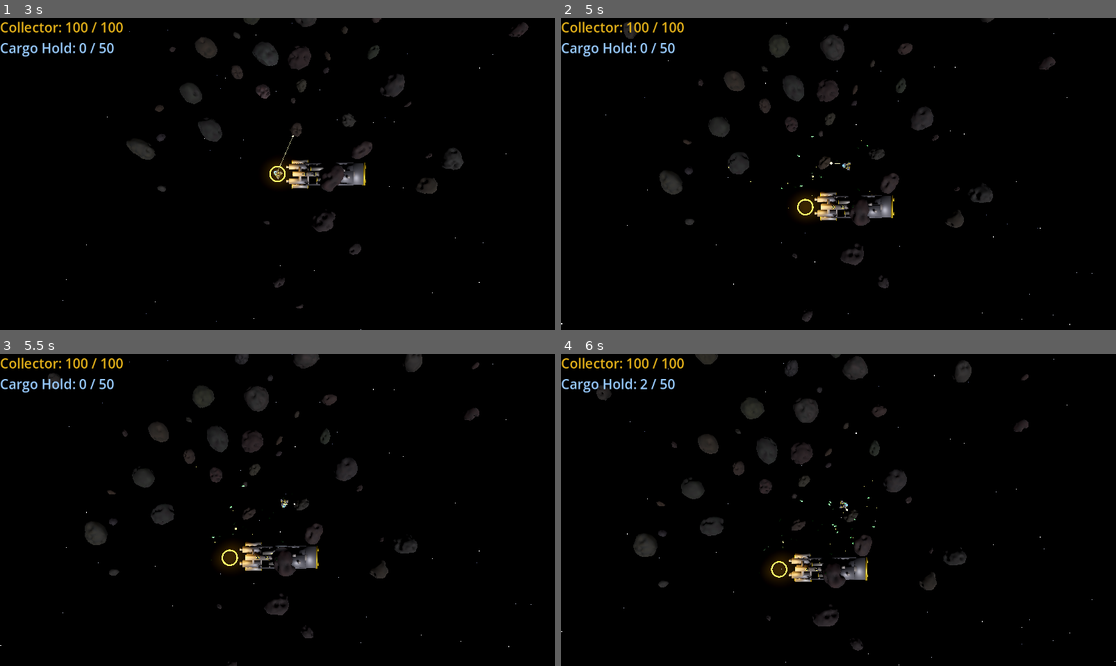
Above: before the commit, frames 1-4 (two rows, left to right).
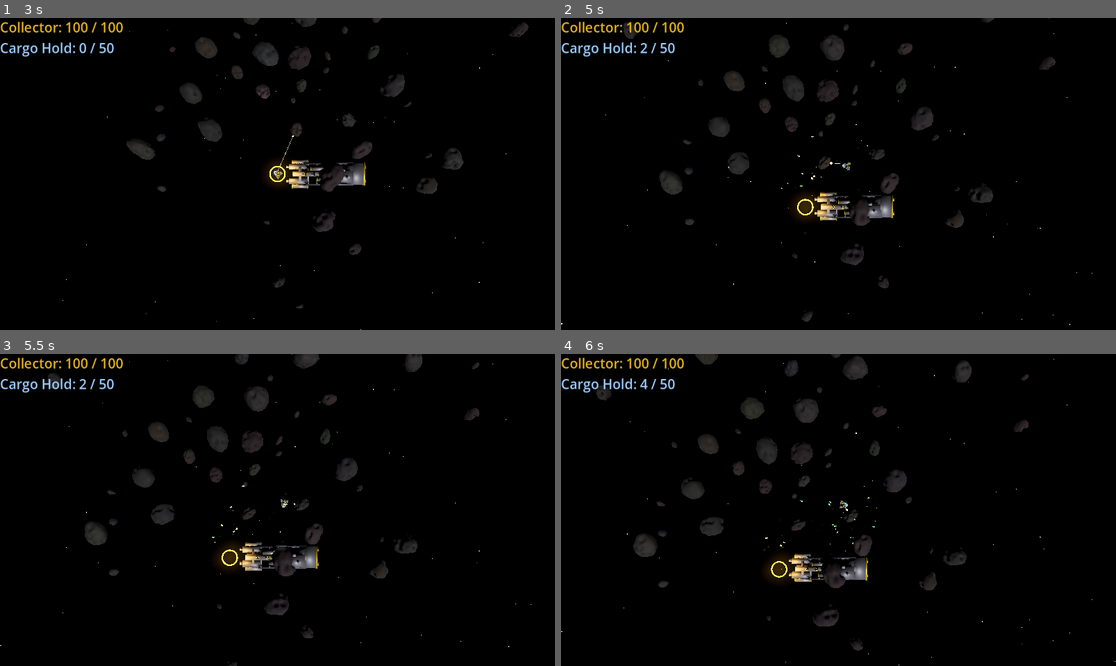
Above: after the commit, the same moments.

Repository: rgjhawkins/towerdefence
Game: Godot game, scene res://main_menu.tscn
Same seed, same stepped clock (60 frames per second), same inputs: the game is played once before the commit and once after it.
Inputs:
- Up to frame 1 (3 s): click "Start Game" at 0.5 s; hold D 1.28-2.03 s; hold A 2.03-2.78 s; hold D from 2.78 s (still down)
- Up to frame 2 (5 s): release D at 3.53 s; hold W 3.53-4.28 s; hold A from 4.28 s (still down)
- Up to frame 3 (5.5 s): keep holding A
- Up to frame 4 (6 s): keep holding A

Frame 1 is identical in both runs. In frame 2, less than 0.1% of the frame differs, in the area x 14-46%, y 8-52%; in frame 3, less than 0.1%; in frame 4, less than 0.1%, in the area x 14-41%, y 8-62%.

Commit message:
Rename scrap → ore throughout codebase
Renamed scrap_piece.gd/.tscn to ore_piece.gd/.tscn. Updated all
references across collector_ship, mining_laser_turret, asteroid_field,
mining_mothership, and game_manager.

Co-Authored-By: Claude Sonnet 4.6 <noreply@anthropic.com>

Diff:
--- a/asteroid_field.gd
+++ b/asteroid_field.gd
@@ -7,7 +7,7 @@
 const CLUSTER_CENTRE := Vector3(0.0, 1.5, -18.0)
 const EXPLOSION_SCENE := preload("res://explosion.tscn")
 
-const SCRAP_CAPACITY := {"large": 50, "medium": 25, "small": 12}
+const ORE_CAPACITY := {"large": 50, "medium": 25, "small": 12}
 
 # Full pool of [path, radius, tier] — 30 large + 30 medium + 30 small = 90 variants
 var _pool:        Array = []
@@ -85,7 +85,7 @@
 	body.add_to_group("asteroids")
 	body.set_meta("radius", radius)
 	body.set_meta("tier", tier)
-	body.set_meta("scrap_remaining", SCRAP_CAPACITY[tier])
+	body.set_meta("ore_remaining", ORE_CAPACITY[tier])
 	add_child(body)
 	_bodies.append(body)
 
--- a/collector_ship.gd
+++ b/collector_ship.gd
@@ -1,7 +1,7 @@
 class_name CollectorShip
 extends Ship
 
-signal scrap_collected(amount: int)
+signal ore_collected(amount: int)
 signal health_changed(current: float, maximum: float)
 signal cargo_changed(current: int, capacity: int)
 signal cargo_unloaded(amount: int)
@@ -9,11 +9,11 @@
 signal asteroid_mined(position: Vector3)
 
 # Flying scrap animation constants
-const SCRAP_SPAWN_OFFSET := 0.3
-const FLYING_SCRAP_SPEED := 8.0
-const FLYING_SCRAP_ARC_HEIGHT := 1.0
-const FLYING_SCRAP_SIZE := Vector3(0.1, 0.1, 0.1)
-const SCRAP_SPIN_SPEED := Vector3(5.0, 7.0, 3.0)
+const ORE_SPAWN_OFFSET := 0.3
+const FLYING_ORE_SPEED := 8.0
+const FLYING_ORE_ARC_HEIGHT := 1.0
+const FLYING_ORE_SIZE := Vector3(0.1, 0.1, 0.1)
+const ORE_SPIN_SPEED := Vector3(5.0, 7.0, 3.0)
 
 # Beam constants
 const BEAM_RADIUS := 0.02
@@ -24,7 +24,7 @@
 const DEFAULT_INTAKE_POS := Vector3(0, 2.3, 0)
 
 # Inner class for flying scrap data - replaces Dictionary for type safety
-class FlyingScrapData:
+class FlyingOreData:
 	var node: MeshInstance3D
 	var start: Vector3
 	var target: Vector3
@@ -67,8 +67,8 @@
 var intake_pos: Vector3 = DEFAULT_INTAKE_POS
 var beam_lines: Array[MeshInstance3D] = []
 var beam_material: StandardMaterial3D
-var scrap_visual_material: StandardMaterial3D
-var flying_scrap: Array = []  # Array of FlyingScrapData
+var ore_visual_material: StandardMaterial3D
+var flying_ore: Array = []  # Array of FlyingOreData
 
 @onready var engine_glow: CSGCylinder3D = $Ship/EngineGlow
 @onready var engine_glow_left: CSGCylinder3D = $Ship/EngineGlowLeft
@@ -100,11 +100,11 @@
 	_setup_hardpoints()
 
 	# Create glowing scrap visual material
-	scrap_visual_material = StandardMaterial3D.new()
-	scrap_visual_material.albedo_color = Color(1, 0.7, 0.3, 1)
-	scrap_visual_material.emission_enabled = true
-	scrap_visual_material.emission = Color(1, 0.5, 0.2, 1)
-	scrap_visual_material.emission_energy_multiplier = 2.0
+	ore_visual_material = StandardMaterial3D.new()
+	ore_visual_material.albedo_color = Color(1, 0.7, 0.3, 1)
+	ore_visual_material.emission_enabled = true
+	ore_visual_material.emission = Color(1, 0.5, 0.2, 1)
+	ore_visual_material.emission_energy_multiplier = 2.0
 
 
 func take_damage(amount: float) -> void:
@@ -122,7 +122,7 @@
 	_update_engine_glow()
 	_process_tractor_beam(delta)
 	_process_unloading(delta)
-	_process_flying_scrap(delta)
+	_process_flying_ore(delta)
 
 
 func _handle_input(delta: float) -> void:
@@ -218,7 +218,7 @@
 
 
 func _process_tractor_beam(delta: float) -> void:
-	var scrap_pieces := get_tree().get_nodes_in_group("scrap")
+	var ore_pieces := get_tree().get_nodes_in_group("ore")
 	var active_targets: Array[Node3D] = []
 
 	# Don't pull scrap if cargo is full
@@ -227,22 +227,22 @@
 		_update_beam_lines(active_targets)
 		return
 
-	for scrap in scrap_pieces:
-		var scrap_node := scrap as Node3D
-		if not scrap_node:
+	for piece in ore_pieces:
+		var ore_node := piece as Node3D
+		if not ore_node:
 			continue
 
-		var distance := global_position.distance_to(scrap_node.global_position)
+		var distance := global_position.distance_to(ore_node.global_position)
 
 		if distance < tractor_range:
-			active_targets.append(scrap_node)
-			# Pull scrap towards ship
-			var direction := (global_position - scrap_node.global_position).normalized()
-			scrap_node.global_position += direction * tractor_power * delta
+			active_targets.append(ore_node)
+			# Pull ore towards ship
+			var direction := (global_position - ore_node.global_position).normalized()
+			ore_node.global_position += direction * tractor_power * delta
 
 			# Check if close enough to collect
 			if distance < collect_distance:
-				_collect_scrap(scrap_node)
+				_collect_ore(ore_node)
 
 	is_tractoring = active_targets.size() > 0
 	_update_beam_lines(active_targets)
@@ -267,7 +267,7 @@
 		while unload_accumulator >= 1.0 and current_cargo > 0:
 			unload_accumulator -= 1.0
 			current_cargo -= 1
-			_spawn_flying_scrap()
+			_spawn_flying_ore()
 			cargo_unloaded.emit(1)
 			cargo_changed.emit(current_cargo, cargo_capacity)
 	else:
@@ -275,65 +275,65 @@
 		unload_accumulator = 0.0
 
 
-func _spawn_flying_scrap() -> void:
-	var scrap_mesh := MeshInstance3D.new()
+func _spawn_flying_ore() -> void:
+	var ore_mesh := MeshInstance3D.new()
 	var box := BoxMesh.new()
-	box.size = FLYING_SCRAP_SIZE
-	box.material = scrap_visual_material
-	scrap_mesh.mesh = box
+	box.size = FLYING_ORE_SIZE
+	box.material = ore_visual_material
+	ore_mesh.mesh = box
 
 	# Start position with slight random offset from collector
 	var start_pos := global_position + Vector3(
-		randf_range(-SCRAP_SPAWN_OFFSET, SCRAP_SPAWN_OFFSET),
-		randf_range(0, SCRAP_SPAWN_OFFSET),
-		randf_range(-SCRAP_SPAWN_OFFSET, SCRAP_SPAWN_OFFSET)
+		randf_range(-ORE_SPAWN_OFFSET, ORE_SPAWN_OFFSET),
+		randf_range(0, ORE_SPAWN_OFFSET),
+		randf_range(-ORE_SPAWN_OFFSET, ORE_SPAWN_OFFSET)
 	)
 
-	get_tree().root.add_child(scrap_mesh)
-	scrap_mesh.global_position = start_pos
-
-	var scrap_data := FlyingScrapData.new(scrap_mesh, start_pos, intake_pos)
-	flying_scrap.append(scrap_data)
-
-
-func _process_flying_scrap(delta: float) -> void:
+	get_tree().root.add_child(ore_mesh)
+	ore_mesh.global_position = start_pos
+
+	var ore_data := FlyingOreData.new(ore_mesh, start_pos, intake_pos)
+	flying_ore.append(ore_data)
+
+
+func _process_flying_ore(delta: float) -> void:
 	var to_remove: Array[int] = []
 
-	for i in range(flying_scrap.size()):
-		var scrap_data: FlyingScrapData = flying_scrap[i]
+	for i in range(flying_ore.size()):
+		var ore_data: FlyingOreData = flying_ore[i]
 
 		# Move progress based on distance and speed
-		var total_dist := scrap_data.start.distance_to(scrap_data.target)
-		scrap_data.progress += (FLYING_SCRAP_SPEED / total_dist) * delta
-
-		if scrap_data.progress >= 1.0:
+		var total_dist := ore_data.start.distance_to(ore_data.target)
+		ore_data.progress += (FLYING_ORE_SPEED / total_dist) * delta
+
+		if ore_data.progress >= 1.0:
 			# Reached destination
-			scrap_data.node.queue_free()
+			ore_data.node.queue_free()
 			to_remove.append(i)
 		else:
 			# Interpolate position with slight arc
-			var t := scrap_data.progress
-			var arc_height := FLYING_SCRAP_ARC_HEIGHT * sin(t * PI)
-			var pos := scrap_data.start.lerp(scrap_data.target, t)
+			var t := ore_data.progress
+			var arc_height := FLYING_ORE_ARC_HEIGHT * sin(t * PI)
+			var pos := ore_data.start.lerp(ore_data.target, t)
 			pos.y += arc_height
-			scrap_data.node.global_position = pos
-
-			# Spin the scrap
-			scrap_data.node.rotation += SCRAP_SPIN_SPEED * delta
+			ore_data.node.global_position = pos
+
+			# Spin the ore
+			ore_data.node.rotation += ORE_SPIN_SPEED * delta
 
 	# Remove completed scrap (reverse order to maintain indices)
 	for i in range(to_remove.size() - 1, -1, -1):
-		flying_scrap.remove_at(to_remove[i])
-
-
-func _collect_scrap(scrap: Node) -> void:
+		flying_ore.remove_at(to_remove[i])
+
+
+func _collect_ore(ore: Node) -> void:
 	if current_cargo >= cargo_capacity:
 		return  # Cargo full, can't collect
 
 	current_cargo += 1
 	cargo_changed.emit(current_cargo, cargo_capacity)
-	scrap_collected.emit(1)
-	scrap.queue_free()
+	ore_collected.emit(1)
+	ore.queue_free()
 
 
 func is_cargo_full() -> bool:
--- a/game_manager.gd
+++ b/game_manager.gd
@@ -76,7 +76,7 @@
 
 func _on_cargo_unloaded(amount: int) -> void:
 	if mothership:
-		mothership.collect_scrap(amount)
+		mothership.collect_ore(amount)
 
 
 func _on_collector_health_changed(current: float, _maximum: float) -> void:
--- a/mining_laser_turret.gd
+++ b/mining_laser_turret.gd
@@ -1,17 +1,17 @@
 class_name MiningLaserTurret
 extends "res://collector_turret_base.gd"
 ## Collector hardpoint turret: auto-aims at the nearest asteroid and fires a
-## continuous mining laser. Emits asteroid_mined when a scrap cycle completes.
+## continuous mining laser. Emits asteroid_mined when an ore cycle completes.
 
 signal asteroid_mined(hit_point: Vector3)
 
-const SCRAP_SCENE   := preload("res://scrap_piece.tscn")
+const ORE_SCENE   := preload("res://ore_piece.tscn")
 const MINING_SOUND  := preload("res://assets/audio/mining_laser.wav")
 const BREAK_SOUND   := preload("res://assets/audio/rock_break.wav")
 const MINING_RANGE  := 8.0
-const MINING_SCRAP_RATE := 0.4   # Scrap pieces per second
+const MINING_ORE_RATE := 0.4   # Ore pieces per second
 const LASER_RADIUS  := 0.03
-const SCRAP_EJECT_SPEED := 1.2
+const ORE_EJECT_SPEED := 1.2
 
 var _mining_target: StaticBody3D = null
 var _laser_beam: MeshInstance3D = null
@@ -128,35 +128,35 @@
 	_impact_glow.global_position = hit_point
 	_impact_glow.scale = Vector3(pulse, pulse, pulse)
 
-	_mining_accumulator += MINING_SCRAP_RATE * delta
+	_mining_accumulator += MINING_ORE_RATE * delta
 	if _mining_accumulator >= 1.0:
 		_mining_accumulator -= 1.0
-		_spawn_mined_scrap(hit_point)
+		_spawn_mined_ore(hit_point)
 
 
-func _spawn_mined_scrap(hit_point: Vector3) -> void:
+func _spawn_mined_ore(hit_point: Vector3) -> void:
 	var count := randi_range(1, 5)
 	var surface_normal := (hit_point - _mining_target.global_position).normalized()
 	for i in count:
-		var scrap := SCRAP_SCENE.instantiate()
-		get_tree().root.add_child(scrap)
-		scrap.global_position = hit_point + Vector3(
+		var ore := ORE_SCENE.instantiate()
+		get_tree().root.add_child(ore)
+		ore.global_position = hit_point + Vector3(
 			randf_range(-0.15, 0.15), 0.0, randf_range(-0.15, 0.15)
 		)
 		var scatter := Vector3(randf_range(-1.0, 1.0), 0.0, randf_range(-1.0, 1.0))
 		var eject_dir := Vector3(
 			(surface_normal + scatter).x, 0.0, (surface_normal + scatter).z
 		).normalized()
-		scrap.drift_direction = eject_dir * randf_range(
-			SCRAP_EJECT_SPEED * 0.6, SCRAP_EJECT_SPEED * 1.4
+		ore.drift_direction = eject_dir * randf_range(
+			ORE_EJECT_SPEED * 0.6, ORE_EJECT_SPEED * 1.4
 		)
 
 	_break_audio.play()
 	asteroid_mined.emit(hit_point)
 
-	# Deplete scrap from the asteroid; split it when exhausted
-	var remaining: int = _mining_target.get_meta("scrap_remaining", 1) - count
-	_mining_target.set_meta("scrap_remaining", remaining)
+	# Deplete ore from the asteroid; split it when exhausted
+	var remaining: int = _mining_target.get_meta("ore_remaining", 1) - count
+	_mining_target.set_meta("ore_remaining", remaining)
 	if remaining <= 0:
 		var field := get_tree().get_first_node_in_group("space_anomalies") as SpaceAnomaly
 		if field:
--- a/mining_mothership.gd
+++ b/mining_mothership.gd
@@ -6,7 +6,7 @@
 
 signal health_changed(current: float, maximum: float)
 signal shield_changed(current: float, maximum: float)
-signal scrap_collected(amount: int)
+signal ore_collected(amount: int)
 
 @export var max_health: float = 300.0
 @export var max_shield: float = 150.0
@@ -117,8 +117,8 @@
 			_on_destroyed()
 
 
-func collect_scrap(amount: int) -> void:
-	scrap_collected.emit(amount)
+func collect_ore(amount: int) -> void:
+	ore_collected.emit(amount)
 
 
 func _on_destroyed() -> void:
--- a/mining_mothership.tscn
+++ b/mining_mothership.tscn
@@ -60,7 +60,7 @@
 [node name="CargoBay" type="Node3D" parent="."]
 position = Vector3(0, 0.3, -4.5)
 
-[node name="ScrapIntake" type="Area3D" parent="."]
+[node name="OreIntake" type="Area3D" parent="."]
 
-[node name="CollisionShape3D" type="CollisionShape3D" parent="ScrapIntake"]
+[node name="CollisionShape3D" type="CollisionShape3D" parent="OreIntake"]
 shape = SubResource("SphereShape3D_intake")
--- a/scrap_piece.gd
+++ b/ore_piece.gd
@@ -1,4 +1,4 @@
-class_name ScrapPiece
+class_name OrePiece
 extends Node3D
 
 @export var drift_speed: float = 0.5
@@ -13,7 +13,7 @@
 
 
 func _ready() -> void:
-	add_to_group("scrap")
+	add_to_group("ore")
 
 	# Random drift direction
 	drift_direction = Vector3(
@@ -32,7 +32,7 @@
 	# Get mesh for fading
 	mesh_node = get_node_or_null("Mesh")
 	if mesh_node and mesh_node.material:
-		# Duplicate material so each scrap can fade independently
+		# Duplicate material so each ore piece can fade independently
 		original_material = mesh_node.material.duplicate()
 		original_material.transparency = BaseMaterial3D.TRANSPARENCY_ALPHA
 		mesh_node.material = original_material
--- a/scrap_piece.tscn
+++ b/ore_piece.tscn
@@ -1,8 +1,8 @@
 [gd_scene load_steps=3 format=3]
 
-[ext_resource type="Script" path="res://scrap_piece.gd" id="1_scrap"]
+[ext_resource type="Script" path="res://ore_piece.gd" id="1_ore"]
 
-[sub_resource type="StandardMaterial3D" id="ScrapMaterial"]
+[sub_resource type="StandardMaterial3D" id="OreMaterial"]
 albedo_color = Color(1, 0.8, 0.3, 1)
 metallic = 1.0
 metallic_specular = 0.7
@@ -14,9 +14,9 @@
 rim = 0.4
 rim_tint = 0.3
 
-[node name="ScrapPiece" type="Node3D"]
-script = ExtResource("1_scrap")
+[node name="OrePiece" type="Node3D"]
+script = ExtResource("1_ore")
 
 [node name="Mesh" type="CSGBox3D" parent="."]
 size = Vector3(0.3, 0.16, 0.24)
-material = SubResource("ScrapMaterial")
+material = SubResource("OreMaterial")
Renamed: scrap_piece.gd.uid -> ore_piece.gd.uid
Not shown, added: .DS_Store
Not shown, added: assets/.DS_Store
